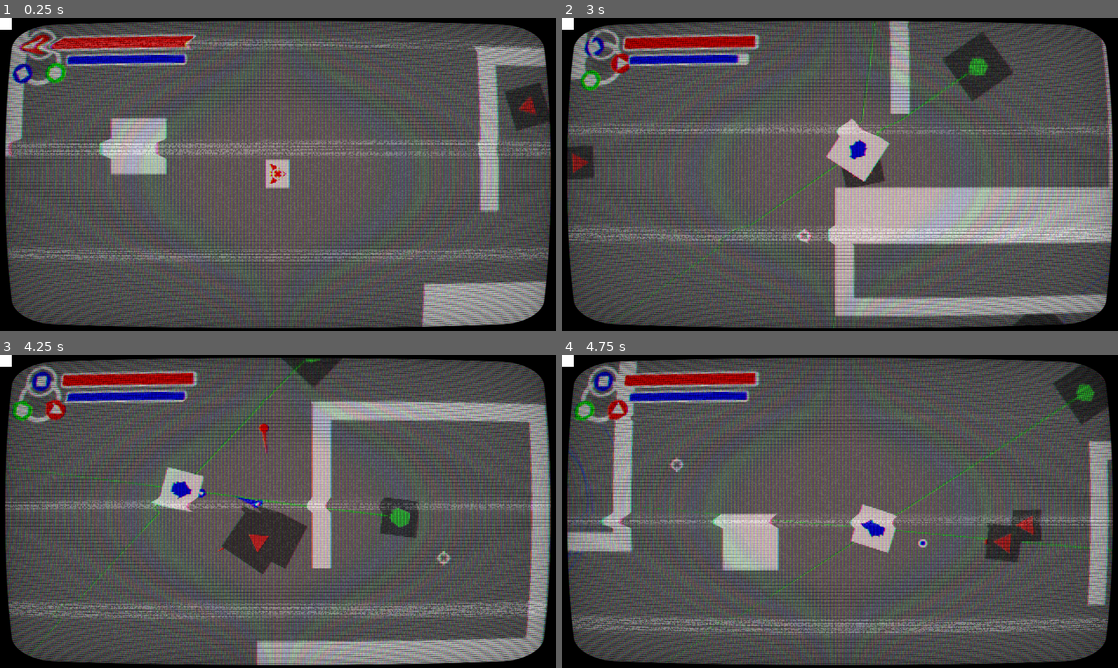
Above: before the commit, frames 1-4 (two rows, left to right).
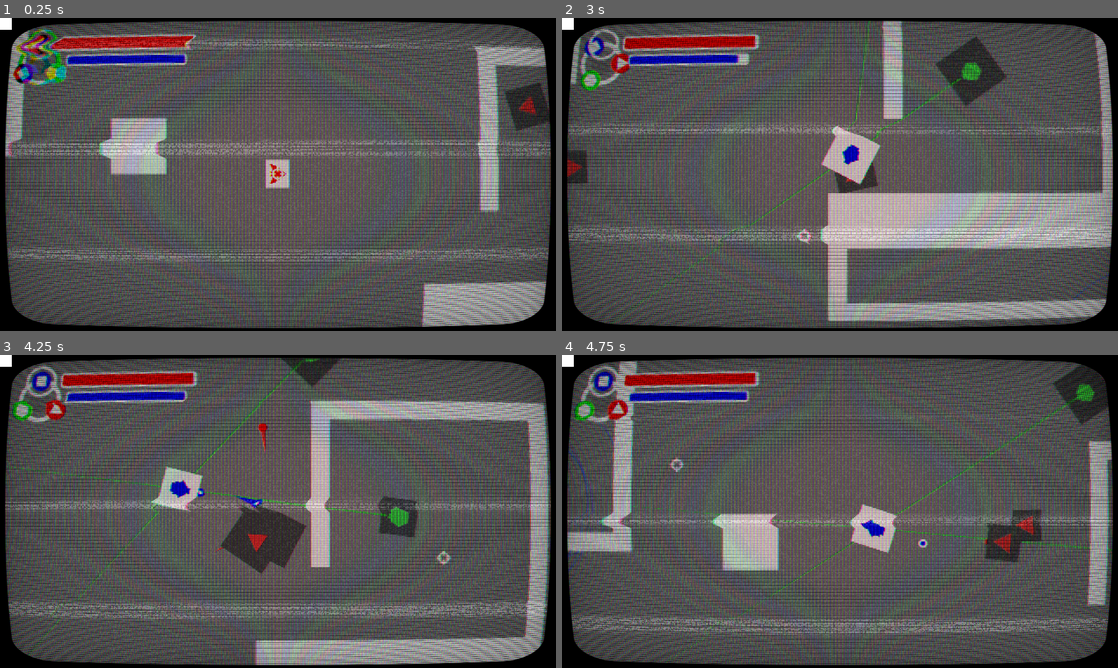
Above: after the commit, the same moments.

Repository: Tzeryushi/Blessed-Mode
Game: Godot game, scene res://Scenes/Main.tscn
The game is run twice, just before and just after one commit, with the same random seed, the same clock (stepped at 60 frames per second) and the same inputs.
Inputs (mouse positions are in pixels of both pictures, inside the frame that each line leads up to):
- Up to frame 1 (0.25 s): no input
- Up to frame 2 (3 s): move the mouse to (962, 158) at 0.52 s; hold D (move_right) 0.53-1.28 s; tap Shift (shift_mode) at 0.6, 2.85 s; move the mouse to (728, 190) at 1.27 s; hold S (move_down) 1.28-2.03 s; click (728, 190) at 1.35 s; move the mouse to (895, 105) at 2.02 s; hold D (move_right) 2.03-2.78 s; hold Space (special_action) 2.03-2.78 s; move the mouse to (812, 237) at 2.77 s; hold W (move_up) from 2.78 s (still down)
- Up to frame 3 (4.25 s): move the mouse to (444, 558) at 3.52 s; release W (move_up) at 3.53 s; press the mouse at (444, 558) at 3.53 s; hold A (move_left) from 3.53 s (still down)
- Up to frame 4 (4.75 s): keep holding A (move_left); move the mouse to (673, 464) at 4.27 s; release the mouse at (673, 464) at 4.28 s; tap Space (special_action) at 4.35 s

The runs differ from the first frame. In frame 1, 0.9% of the frame differs, in the area x 2-12%, y 3-22%; in frame 2, 8.7%, in the area x 0-99%, y 0-100%; in frame 3, 2.6%; in frame 4, less than 0.1%.

Commit message:
glitch shader

Diff:
--- /dev/null
+++ b/Effects/Shaders/Glitch.gdshader
@@ -0,0 +1,52 @@
+/*
+	Glitch Effect Shader by Yui Kinomoto @arlez80
+
+	MIT License
+*/
+
+shader_type canvas_item;
+uniform sampler2D SCREEN_TEXTURE : hint_screen_texture, filter_linear_mipmap;
+// 振動の強さ
+uniform float shake_power = 0.03;
+// 振動率
+uniform float shake_rate : hint_range( 0.0, 1.0 ) = 0.2;
+// 振動速度
+uniform float shake_speed = 5.0;
+// 振動ブロックサイズ
+uniform float shake_block_size = 30.5;
+// 色の分離率
+uniform float shake_color_rate : hint_range( 0.0, 1.0 ) = 0.01;
+
+float random( float seed )
+{
+	return fract( 543.2543 * sin( dot( vec2( seed, seed ), vec2( 3525.46, -54.3415 ) ) ) );
+}
+
+void fragment( )
+{
+	float enable_shift = float(
+		random( trunc( TIME * shake_speed ) )
+	<	shake_rate
+	);
+
+	vec2 fixed_uv = SCREEN_UV;
+	fixed_uv.x += (
+		random(
+			( trunc( SCREEN_UV.y * shake_block_size ) / shake_block_size )
+		+	TIME
+		) - 0.5
+	) * shake_power * enable_shift;
+
+	vec4 pixel_color = textureLod( SCREEN_TEXTURE, fixed_uv, 0.0 );
+	pixel_color.r = mix(
+		pixel_color.r
+	,	textureLod( SCREEN_TEXTURE, fixed_uv + vec2( shake_color_rate, 0.0 ), 0.0 ).r
+	,	enable_shift
+	);
+	pixel_color.b = mix(
+		pixel_color.b
+	,	textureLod( SCREEN_TEXTURE, fixed_uv + vec2( -shake_color_rate, 0.0 ), 0.0 ).b
+	,	enable_shift
+	);
+	COLOR = pixel_color;
+}
--- a/Entities/Flock/BlueFlock/EnemyBlue1.tscn
+++ b/Entities/Flock/BlueFlock/EnemyBlue1.tscn
@@ -24,7 +24,7 @@
 missile_release_time = 1.2
 mode_color = 2
 body_damage = 2
-fire_distance_threshold = 1000.0
+fire_distance_threshold = 750.0
 shot_cooldown = 0.7
 bullet_scene = ExtResource("4_leqmp")
 
--- a/GUI/HUD/HUD.tscn
+++ b/GUI/HUD/HUD.tscn
@@ -1,7 +1,8 @@
-[gd_scene load_steps=11 format=3 uid="uid://deo1k2y517tdi"]
+[gd_scene load_steps=13 format=3 uid="uid://deo1k2y517tdi"]
 
 [ext_resource type="Script" path="res://GUI/HUD/HUD.gd" id="1_eahme"]
 [ext_resource type="Texture2D" uid="uid://44t5chdgl323" path="res://GUI/HUD/ModeWheelSelect.svg" id="1_oo67i"]
+[ext_resource type="Shader" path="res://Effects/Shaders/Glitch.gdshader" id="2_bfl4u"]
 [ext_resource type="Texture2D" uid="uid://beeeje2xphwv2" path="res://GUI/HUD/ModeWheel.svg" id="2_vlata"]
 [ext_resource type="Texture2D" uid="uid://b0yog2ja1k7qm" path="res://GUI/HUD/ModeWheelSelectOnly.svg" id="3_1vo6j"]
 [ext_resource type="Texture2D" uid="uid://cp11smnc7ifml" path="res://GUI/HUD/LifeBar/LifeBack.svg" id="4_1sc3k"]
@@ -10,6 +11,14 @@
 [ext_resource type="Texture2D" uid="uid://c6klb5m6d0knh" path="res://GUI/HUD/ProgressBar/ProgressBack.svg" id="7_dnjft"]
 [ext_resource type="Texture2D" uid="uid://dk3xakxd5dvnx" path="res://GUI/HUD/ProgressBar/ProgressOver.svg" id="8_6wvp1"]
 [ext_resource type="Texture2D" uid="uid://wwstnbvqbjrm" path="res://GUI/HUD/ProgressBar/ProgressBlueFill.svg" id="9_s5o28"]
+
+[sub_resource type="ShaderMaterial" id="ShaderMaterial_tdr8s"]
+shader = ExtResource("2_bfl4u")
+shader_parameter/shake_power = 0.006
+shader_parameter/shake_rate = 0.001
+shader_parameter/shake_speed = 1.0
+shader_parameter/shake_block_size = 49.54
+shader_parameter/shake_color_rate = 0.01
 
 [node name="HUD" type="Control"]
 layout_mode = 3
@@ -20,7 +29,8 @@
 grow_vertical = 2
 script = ExtResource("1_eahme")
 
-[node name="ModeHUD" type="Node2D" parent="."]
+[node name="ModeHUD" type="CanvasGroup" parent="."]
+material = SubResource("ShaderMaterial_tdr8s")
 
 [node name="ModeWheelSelect" type="Sprite2D" parent="ModeHUD"]
 visible = false
--- a/Scenes/TestScenes/testing_room.tscn
+++ b/Scenes/TestScenes/testing_room.tscn
@@ -34,7 +34,8 @@
 [node name="Player" parent="." instance=ExtResource("1_nee7j")]
 
 [node name="NavigationRegion2D" type="NavigationRegion2D" parent="."]
-z_index = -5
+self_modulate = Color(0.509804, 0.509804, 0.509804, 1)
+z_index = -10
 navigation_polygon = SubResource("NavigationPolygon_28ty1")
 
 [node name="TileMap" type="TileMap" parent="NavigationRegion2D"]
